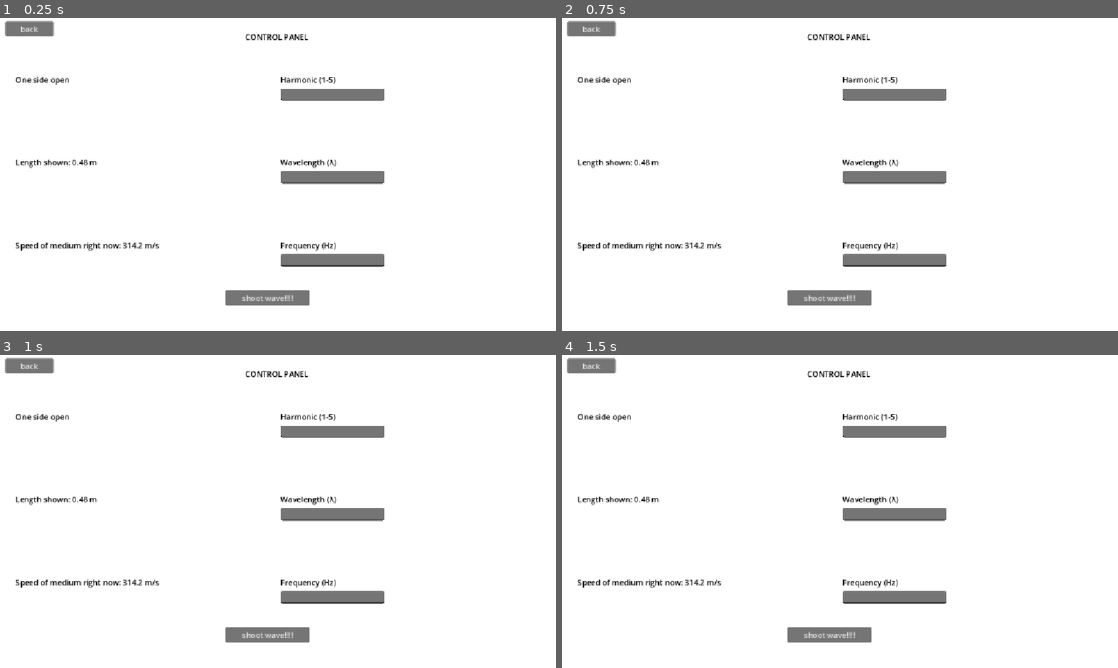
Above: before the commit, frames 1-4 (two rows, left to right).
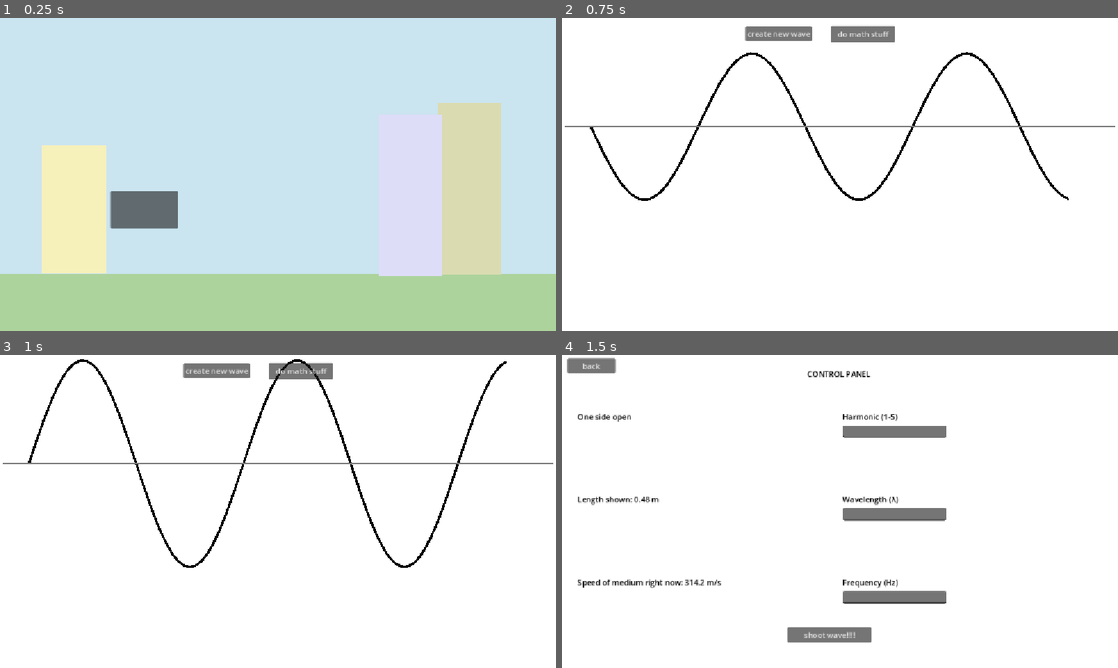
Above: after the commit, the same moments.

Repository: ChuckChuckler/fun-wave-practice-game
Game: Godot game, scene res://main.tscn
The game is run twice, just before and just after one commit, with the same random seed, the same clock (stepped at 60 frames per second) and the same inputs. The project has no main scene, so this scene is started directly.
Inputs (mouse positions are in pixels of both pictures, inside the frame that each line leads up to):
- Up to frame 1 (0.25 s): no input
- Up to frame 2 (0.75 s): click (706, 208) at 0.52 s
- Up to frame 3 (1 s): no input
- Up to frame 4 (1.5 s): click "do math stuff" at 1.25 s

The runs differ from the first frame. In frame 1, 100% of the frame differs, in the area x 0-100%, y 0-100%; in frame 2, 7.2%; in frame 3, 7.5%; in frame 4, nothing differs.

Commit message:
very basic ui outline

Diff:
--- a/main.tscn
+++ b/main.tscn
@@ -8,7 +8,68 @@
 [node name="manager" type="Node2D" parent="."]
 script = ExtResource("1_0xm2m")
 
+[node name="main_game" type="Control" parent="."]
+layout_mode = 3
+anchors_preset = 0
+offset_right = 40.0
+offset_bottom = 40.0
+
+[node name="sky" type="ColorRect" parent="main_game"]
+layout_mode = 0
+offset_left = -12.0
+offset_top = -11.0
+offset_right = 1159.0
+offset_bottom = 548.0
+color = Color(0.79291177, 0.8927658, 0.9387384, 1)
+
+[node name="ground" type="ColorRect" parent="main_game"]
+layout_mode = 0
+offset_left = -18.0
+offset_top = 530.0
+offset_right = 1163.0
+offset_bottom = 667.0
+color = Color(0.67718965, 0.82861537, 0.61053365, 1)
+
+[node name="tsucaca" type="ColorRect" parent="main_game"]
+layout_mode = 0
+offset_left = 88.0
+offset_top = 263.0
+offset_right = 219.0
+offset_bottom = 528.0
+color = Color(0.9643213, 0.9406771, 0.7278708, 1)
+
+[node name="SAKAKIAHHHH" type="ColorRect" parent="main_game"]
+layout_mode = 0
+offset_left = 907.0
+offset_top = 176.0
+offset_right = 1038.0
+offset_bottom = 533.0
+color = Color(0.8560227, 0.85705173, 0.6927158, 1)
+
+[node name="wui" type="ColorRect" parent="main_game"]
+layout_mode = 0
+offset_left = 785.0
+offset_top = 201.0
+offset_right = 916.0
+offset_bottom = 535.0
+color = Color(0.86810553, 0.86678207, 0.9714878, 1)
+
+[node name="waveMachine" type="Button" parent="main_game"]
+layout_mode = 0
+offset_left = 229.0
+offset_top = 358.0
+offset_right = 369.0
+offset_bottom = 436.0
+
+[node name="ColorRect" type="ColorRect" parent="main_game/waveMachine"]
+visible = false
+layout_mode = 0
+offset_right = 140.0
+offset_bottom = 81.0
+color = Color(0.34407577, 0.34407574, 0.34407574, 1)
+
 [node name="wave_interface" type="Control" parent="."]
+visible = false
 layout_mode = 3
 anchors_preset = 0
 offset_right = 40.0
@@ -51,6 +112,7 @@
 text = "do math stuff"
 
 [node name="solve_interface" type="Control" parent="."]
+visible = false
 layout_mode = 3
 anchors_preset = 0
 offset_right = 40.0
@@ -188,6 +250,7 @@
 theme_override_colors/default_color = Color(1, 0, 0, 1)
 horizontal_alignment = 1
 
+[connection signal="pressed" from="main_game/waveMachine" to="manager" method="_open_wave_machine"]
 [connection signal="pressed" from="wave_interface/newWaveButton" to="wave_interface/wave" method="_create_new_wave"]
 [connection signal="pressed" from="wave_interface/Button" to="manager" method="_go_to_solve"]
 [connection signal="pressed" from="solve_interface/shoot" to="manager" method="_check_shoot"]
--- a/manager.gd
+++ b/manager.gd
@@ -28,3 +28,8 @@
 		$"../solve_interface/RichTextLabel".text=""
 		var result:bool = $"../wave_interface/wave".check_ans()
 		print_debug(result)
+
+
+func _open_wave_machine() -> void:
+	$"../main_game".visible=false
+	$"../wave_interface".visible=true
